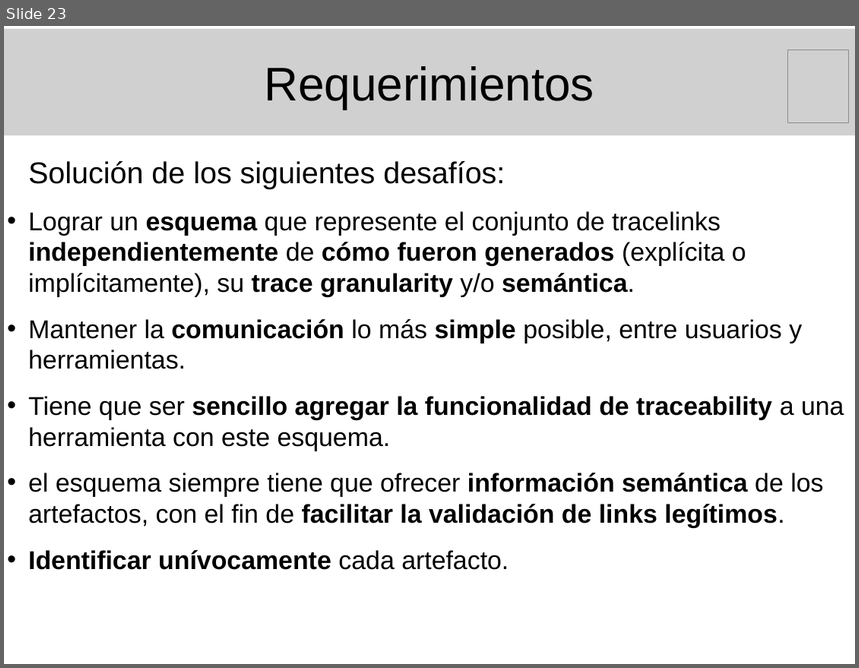
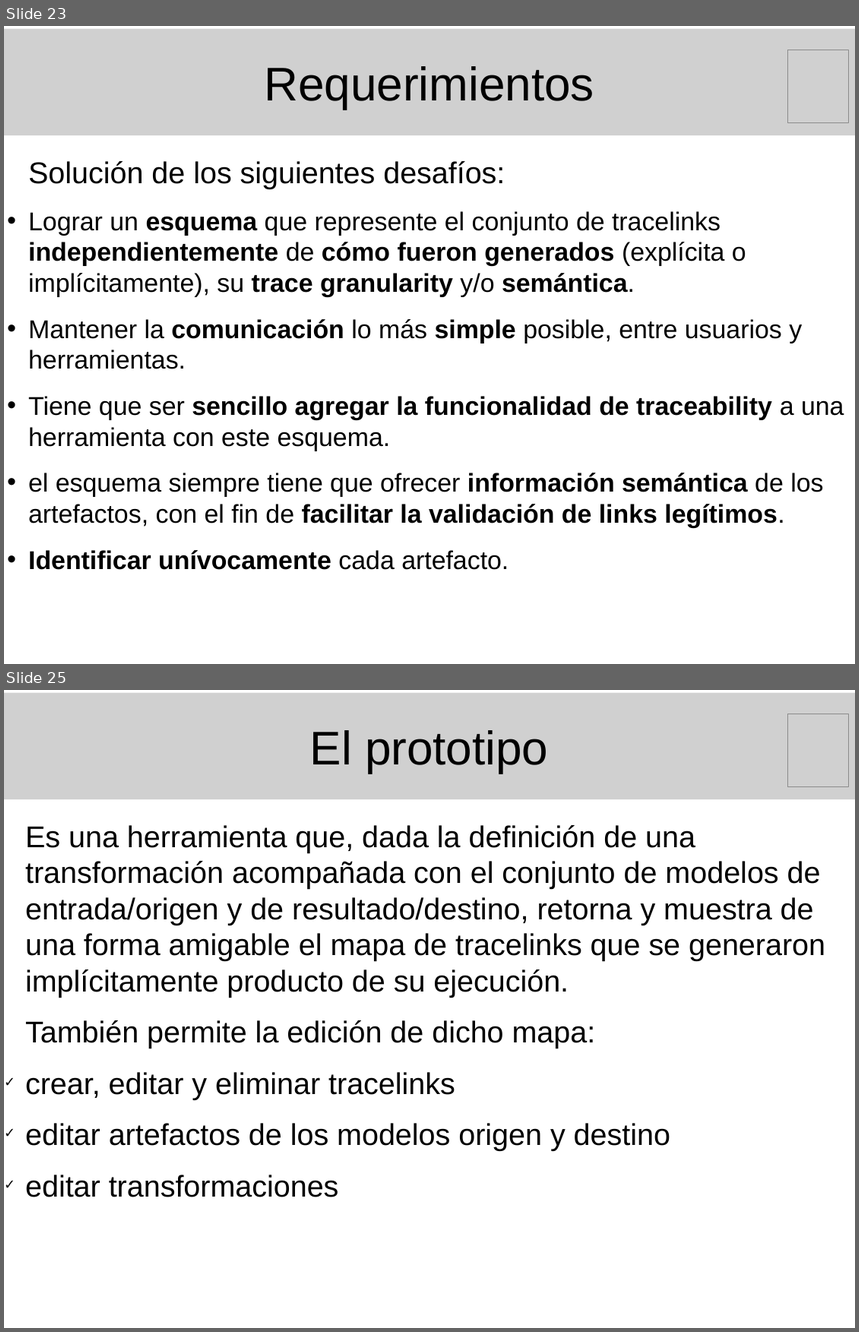
Before and after one commit to marianogili/TraceabilityEditor, a slide deck: Presentacion/PresentacionGili.odp. Shown one above the other, each under a label of ours: slide 23 before the commit, slides 23 and 25 after it; the slides between them are not shown. The pictures are 859x668 and 859x1332 pixels, drawn with LibreOffice and Linux fonts; fonts in the diff are those of the drawing; grey boxes stand for pictures. Boxes give left, top, right and bottom in pixels: in the first picture for what was removed or moved away, otherwise in the second. Text is boxed around its words. In the diff, an @@ line names an element or a change of style, - is before the commit and + after.

Commit message:
Presentación de la tesis:  - Manos a la obra      -> Esquema propuesto      -> Prototipo      -> Tecnologías usadas      -> Conclusión      -> Trabajos futuros

```diff
--- a/Presentacion/PresentacionGili.odp
+++ b/Presentacion/PresentacionGili.odp
@@ slide 25 added at box(4, 690, 855, 1328), background #FFFFFF @@
@@ picture added at box(4, 693, 855, 799), 44 pt, text #000000 @@
+El prototipo
@@ picture added at box(789, 714, 850, 787) @@
@@ text added at box(25, 825, 826, 1198), 28 pt, text #000000 @@
+Es una herramienta que, dada la definición de una transformación acompañada con el conjunto de modelos de entrada/origen y de resultado/destino, retorna y muestra de una forma amigable el mapa de tracelinks que se generaron implícitamente producto de su ejecución.
+También permite la edición de dicho mapa:
+✓ crear, editar y eliminar tracelinks
+✓ editar artefactos de los modelos origen y destino
+✓ editar transformaciones
```
Also in this commit, not shown: 10 other slides added.
